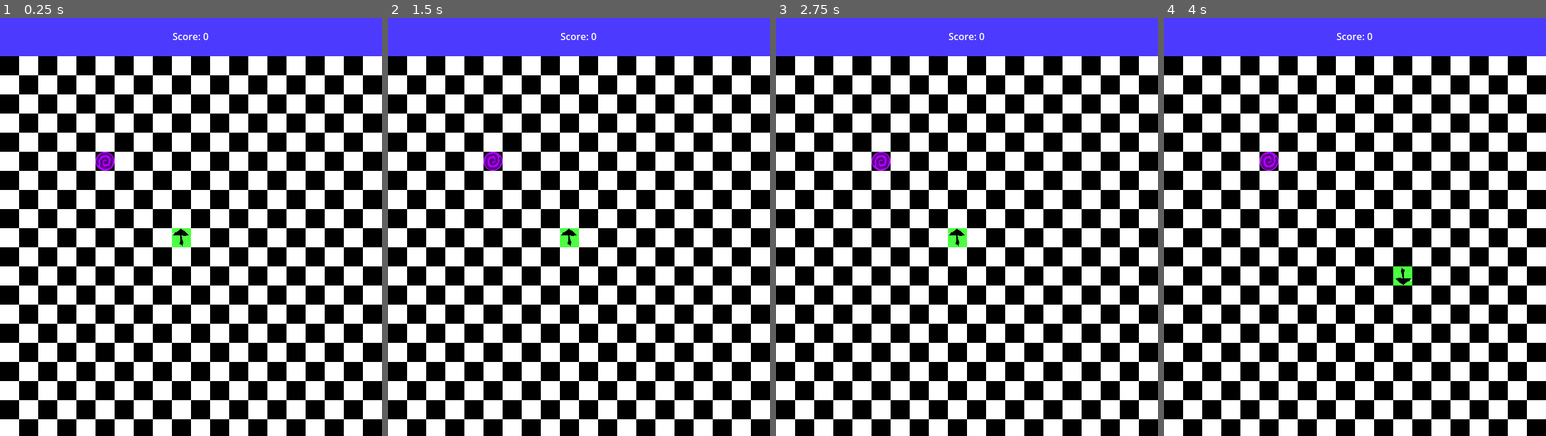
Above: before the commit, frames 1-4 (left to right).
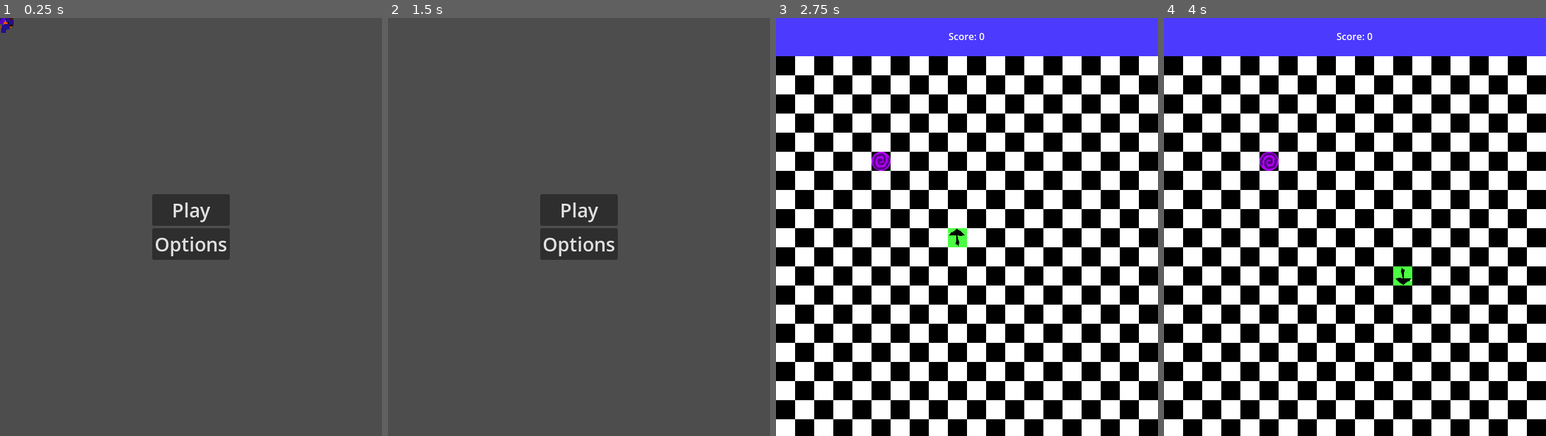
Above: after the commit, the same moments.

Repository: CWmain/looper
Game: Godot game, scene res://Scene/main_menu.tscn
The game is run twice, just before and just after one commit, with the same random seed, the same clock (stepped at 60 frames per second) and the same inputs. Before the commit the project starts from res://Scene/main.tscn. Sound files missing from this copy of the repository are replaced by a short silence.
Inputs (mouse positions are in pixels of both pictures, inside the frame that each line leads up to):
- Up to frame 1 (0.25 s): no input
- Up to frame 2 (1.5 s): click (579, 243) at 0.5 s, where only the run after the commit has a clickable "Options"; click (579, 252) at 1.25 s, where only the run after the commit has a clickable "Back"
- Up to frame 3 (2.75 s): click (967, 210) at 2 s, where only the run after the commit has a clickable "Play"
- Up to frame 4 (4 s): hold D (Right) 2.78-3.53 s; hold S (Down) from 3.53 s (still down)

The runs differ from the first frame. In frame 1, 100% of the frame differs, in the area x 0-100%, y 0-100%; in frame 2, 100%; in frame 3, less than 0.1%; in frame 4, less than 0.1%.

Commit message:
Added a sounds option menu, currently unthemed but is good enough for now

Diff:
--- a/Scene/main.gd
+++ b/Scene/main.gd
@@ -8,11 +8,13 @@
 @onready var board: Sprite2D = $Board
 @onready var hud: CanvasLayer = $HUD
 @onready var game_over_screen: CanvasLayer = $GameOverScreen
+var main_menu_scene: PackedScene = load("res://Scene/main_menu.tscn")
 
 func _ready() -> void:
 	board.scoreChanged.connect(updateScore)
 	board.game_over.connect(showGameOverScreen)
 	game_over_screen.retry.connect(startNewGame)
+	game_over_screen.main_menu.connect(loadMainMenu)
 
 func updateScore(value: int) -> void:
 	hud.updateScore(value)
@@ -24,3 +26,6 @@
 func startNewGame() -> void:
 	game_over_screen.hide()
 	board.new_game()
+
+func loadMainMenu() -> void:
+	get_tree().change_scene_to_packed(main_menu_scene)
--- /dev/null
+++ b/Scene/main_menu.gd
@@ -0,0 +1,29 @@
+extends Control
+
+var play: PackedScene = load("res://Scene/main.tscn")
+
+@onready var crash_explosion: CPUParticles2D = $crashExplosion
+@onready var past_portal_explosion: CPUParticles2D = $PastPortalExplosion
+@onready var portal_explosion: CPUParticles2D = $PortalExplosion
+
+@onready var main_menu_buttons: VBoxContainer = $MainMenuButtons
+@onready var options: CanvasLayer = $Options
+
+func _ready() -> void:
+	loadAllParticles()
+
+func _on_play_pressed() -> void:
+	get_tree().change_scene_to_packed(play)
+
+func loadAllParticles()->void:
+	crash_explosion.emitting = true
+	past_portal_explosion.emitting = true
+	portal_explosion.emitting = true
+
+func _on_options_pressed() -> void:
+	main_menu_buttons.hide()
+	options.show()
+
+func _on_options_close_option() -> void:
+	options.hide()
+	main_menu_buttons.show()
--- /dev/null
+++ b/Scene/main_menu.tscn
@@ -0,0 +1,55 @@
+[gd_scene load_steps=7 format=3 uid="uid://cuee83juxm348"]
+
+[ext_resource type="Script" uid="uid://cgld8mbkrexlm" path="res://Scene/main_menu.gd" id="1_ftydy"]
+[ext_resource type="PackedScene" uid="uid://d0tyxnxm1rgmu" path="res://Particles/crashExplosion.tscn" id="2_kqsxi"]
+[ext_resource type="PackedScene" uid="uid://cvei22r1caivk" path="res://UI/options/options.tscn" id="2_pvidh"]
+[ext_resource type="PackedScene" uid="uid://e83m3of2xe73" path="res://Particles/past_portal_explosion.tscn" id="3_pvidh"]
+[ext_resource type="PackedScene" uid="uid://buygbq57qa0ek" path="res://Particles/portal_explosion.tscn" id="4_hptlk"]
+
+[sub_resource type="Theme" id="Theme_ftydy"]
+default_font_size = 32
+
+[node name="Main_Menu" type="Control"]
+layout_mode = 3
+anchors_preset = 15
+anchor_right = 1.0
+anchor_bottom = 1.0
+grow_horizontal = 2
+grow_vertical = 2
+script = ExtResource("1_ftydy")
+
+[node name="Options" parent="." instance=ExtResource("2_pvidh")]
+visible = false
+
+[node name="MainMenuButtons" type="VBoxContainer" parent="."]
+layout_mode = 1
+anchors_preset = 8
+anchor_left = 0.5
+anchor_top = 0.5
+anchor_right = 0.5
+anchor_bottom = 0.5
+offset_left = -65.0
+offset_top = -55.0
+offset_right = 65.0
+offset_bottom = 55.0
+grow_horizontal = 2
+grow_vertical = 2
+theme = SubResource("Theme_ftydy")
+
+[node name="Play" type="Button" parent="MainMenuButtons"]
+layout_mode = 2
+text = "Play"
+
+[node name="Options" type="Button" parent="MainMenuButtons"]
+layout_mode = 2
+text = "Options"
+
+[node name="crashExplosion" parent="." instance=ExtResource("2_kqsxi")]
+
+[node name="PastPortalExplosion" parent="." instance=ExtResource("3_pvidh")]
+
+[node name="PortalExplosion" parent="." instance=ExtResource("4_hptlk")]
+
+[connection signal="closeOption" from="Options" to="." method="_on_options_close_option"]
+[connection signal="pressed" from="MainMenuButtons/Play" to="." method="_on_play_pressed"]
+[connection signal="pressed" from="MainMenuButtons/Options" to="." method="_on_options_pressed"]
--- a/UI/game_over_screen/game_over_screen.gd
+++ b/UI/game_over_screen/game_over_screen.gd
@@ -5,15 +5,27 @@
 
 @onready var score_label: Label = $VBoxContainer/ScoreLabel
 
+@onready var options: CanvasLayer = $Options
+@onready var buttonContainer: VBoxContainer = $VBoxContainer
+
 signal retry
 signal main_menu
-signal options
 
 func _ready() -> void:
 	retryButton.pressed.connect(func():retry.emit())
 	main_menu_button.pressed.connect(func():main_menu.emit())
-	options_button.pressed.connect(func():options.emit())
+	options_button.pressed.connect(_openOptions)
+	options.closeOption.connect(_closeOptions)
 	updateDisplayScore(0)
 
 func updateDisplayScore(score: int) -> void:
 	score_label.text = "Score: " + str(score)
+
+func _openOptions() -> void:
+	print("Option options")
+	buttonContainer.hide()
+	options.show()
+
+func _closeOptions() -> void:
+	options.hide()
+	buttonContainer.show()
--- a/UI/game_over_screen/game_over_screen.tscn
+++ b/UI/game_over_screen/game_over_screen.tscn
@@ -1,6 +1,7 @@
-[gd_scene load_steps=4 format=3 uid="uid://dgrghbv4n28p3"]
+[gd_scene load_steps=5 format=3 uid="uid://dgrghbv4n28p3"]
 
 [ext_resource type="Script" uid="uid://c57dqsypmwbe7" path="res://UI/game_over_screen/game_over_screen.gd" id="1_4l40c"]
+[ext_resource type="PackedScene" uid="uid://cvei22r1caivk" path="res://UI/options/options.tscn" id="2_ni7qo"]
 [ext_resource type="Texture2D" uid="uid://b8sgbp52iblig" path="res://UI/game_over_screen/portal_background.png" id="2_u8cwl"]
 
 [sub_resource type="Theme" id="Theme_u8cwl"]
@@ -19,10 +20,10 @@
 anchor_top = 0.5
 anchor_right = 0.5
 anchor_bottom = 0.5
-offset_left = -20.0
-offset_top = -20.0
-offset_right = 20.0
-offset_bottom = 20.0
+offset_left = -178.5
+offset_top = -194.0
+offset_right = 178.5
+offset_bottom = 194.0
 grow_horizontal = 2
 grow_vertical = 2
 theme = SubResource("Theme_u8cwl")
@@ -43,3 +44,6 @@
 [node name="Options" type="Button" parent="VBoxContainer"]
 layout_mode = 2
 text = "Options"
+
+[node name="Options" parent="." instance=ExtResource("2_ni7qo")]
+visible = false
--- /dev/null
+++ b/UI/options/options.gd
@@ -0,0 +1,29 @@
+extends CanvasLayer
+
+@onready var master: HSlider = $VBoxContainer/HBoxContainer/VBoxContainer/Master
+@onready var sfx: HSlider = $VBoxContainer/HBoxContainer/VBoxContainer/SFX
+@onready var music: HSlider = $VBoxContainer/HBoxContainer/VBoxContainer/Music
+
+signal closeOption
+
+func _ready() -> void:
+	print(db_to_linear(AudioServer.get_bus_volume_db(0)))
+	master.value = db_to_linear(AudioServer.get_bus_volume_db(0))
+	sfx.value = db_to_linear(AudioServer.get_bus_volume_db(1))
+	music.value = db_to_linear(AudioServer.get_bus_volume_db(2))
+
+
+func _on_master_value_changed(value: float) -> void:
+	AudioServer.set_bus_volume_db(0, linear_to_db(value))
+
+
+func _on_sfx_value_changed(value: float) -> void:
+	AudioServer.set_bus_volume_db(1, linear_to_db(value))
+
+
+func _on_music_value_changed(value: float) -> void:
+	AudioServer.set_bus_volume_db(2, linear_to_db(value))
+
+
+func _on_back_pressed() -> void:
+	closeOption.emit()
--- /dev/null
+++ b/UI/options/options.tscn
@@ -0,0 +1,69 @@
+[gd_scene load_steps=2 format=3 uid="uid://cvei22r1caivk"]
+
+[ext_resource type="Script" uid="uid://d2t2vytxmg5qo" path="res://UI/options/options.gd" id="1_58yf8"]
+
+[node name="Options" type="CanvasLayer"]
+script = ExtResource("1_58yf8")
+
+[node name="VBoxContainer" type="VBoxContainer" parent="."]
+anchors_preset = 8
+anchor_left = 0.5
+anchor_top = 0.5
+anchor_right = 0.5
+anchor_bottom = 0.5
+offset_left = -79.5
+offset_top = -56.0
+offset_right = 79.5
+offset_bottom = 56.0
+grow_horizontal = 2
+grow_vertical = 2
+
+[node name="HBoxContainer" type="HBoxContainer" parent="VBoxContainer"]
+layout_mode = 2
+
+[node name="VBoxContainer2" type="VBoxContainer" parent="VBoxContainer/HBoxContainer"]
+layout_mode = 2
+
+[node name="Master" type="Label" parent="VBoxContainer/HBoxContainer/VBoxContainer2"]
+layout_mode = 2
+text = "Master"
+
+[node name="SFX" type="Label" parent="VBoxContainer/HBoxContainer/VBoxContainer2"]
+layout_mode = 2
+text = "SFX"
+
+[node name="Music" type="Label" parent="VBoxContainer/HBoxContainer/VBoxContainer2"]
+layout_mode = 2
+text = "Music"
+
+[node name="VBoxContainer" type="VBoxContainer" parent="VBoxContainer/HBoxContainer"]
+custom_minimum_size = Vector2(100, 0)
+layout_mode = 2
+
+[node name="Master" type="HSlider" parent="VBoxContainer/HBoxContainer/VBoxContainer"]
+custom_minimum_size = Vector2(0, 23)
+layout_mode = 2
+max_value = 3.0
+step = 0.1
+
+[node name="SFX" type="HSlider" parent="VBoxContainer/HBoxContainer/VBoxContainer"]
+custom_minimum_size = Vector2(0, 23)
+layout_mode = 2
+max_value = 3.0
+step = 0.1
+
+[node name="Music" type="HSlider" parent="VBoxContainer/HBoxContainer/VBoxContainer"]
+custom_minimum_size = Vector2(0, 23)
+layout_mode = 2
+max_value = 3.0
+step = 0.1
+
+[node name="Back" type="Button" parent="VBoxContainer"]
+layout_mode = 2
+text = "Back
+"
+
+[connection signal="value_changed" from="VBoxContainer/HBoxContainer/VBoxContainer/Master" to="." method="_on_master_value_changed"]
+[connection signal="value_changed" from="VBoxContainer/HBoxContainer/VBoxContainer/SFX" to="." method="_on_sfx_value_changed"]
+[connection signal="value_changed" from="VBoxContainer/HBoxContainer/VBoxContainer/Music" to="." method="_on_music_value_changed"]
+[connection signal="pressed" from="VBoxContainer/Back" to="." method="_on_back_pressed"]
--- a/default_bus_layout.tres
+++ b/default_bus_layout.tres
@@ -1,6 +1,7 @@
 [gd_resource type="AudioBusLayout" format=3 uid="uid://be5n85u6djcn4"]
 
 [resource]
+bus/0/volume_db = 6.02
 bus/1/name = &"SFX"
 bus/1/solo = false
 bus/1/mute = false
--- a/project.godot
+++ b/project.godot
@@ -11,7 +11,7 @@
 [application]
 
 config/name="Looper"
-run/main_scene="uid://harsxa8ogk8b"
+run/main_scene="uid://cuee83juxm348"
 config/features=PackedStringArray("4.4", "Forward Plus")
 config/icon="res://icon.svg"
 
Not shown, added: Scene/main_menu.gd.uid
Not shown, added: UI/options/options.gd.uid
